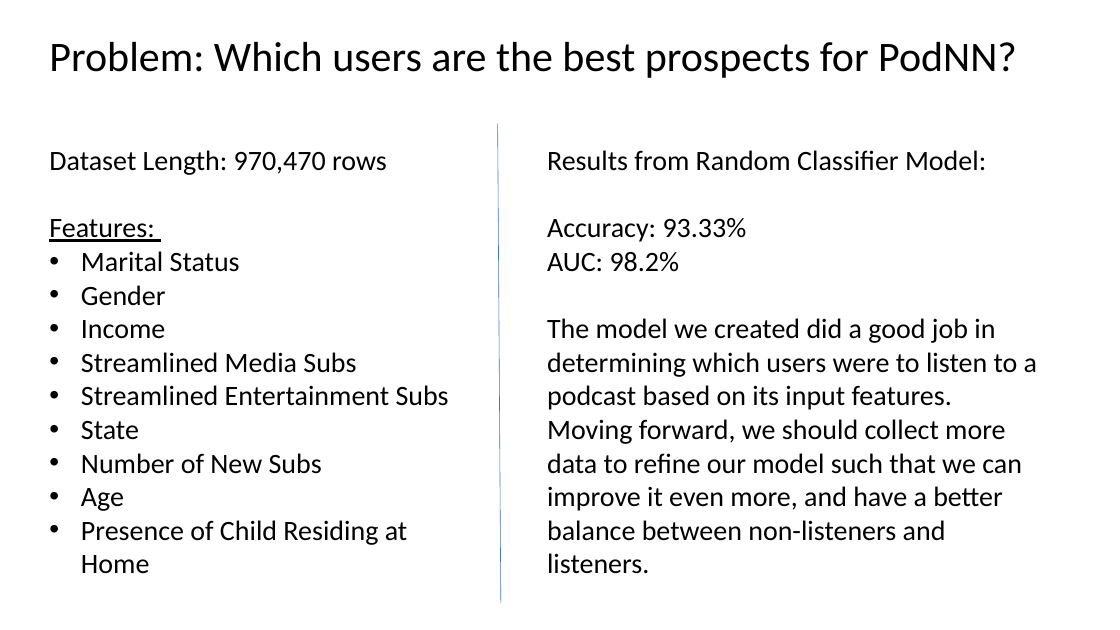
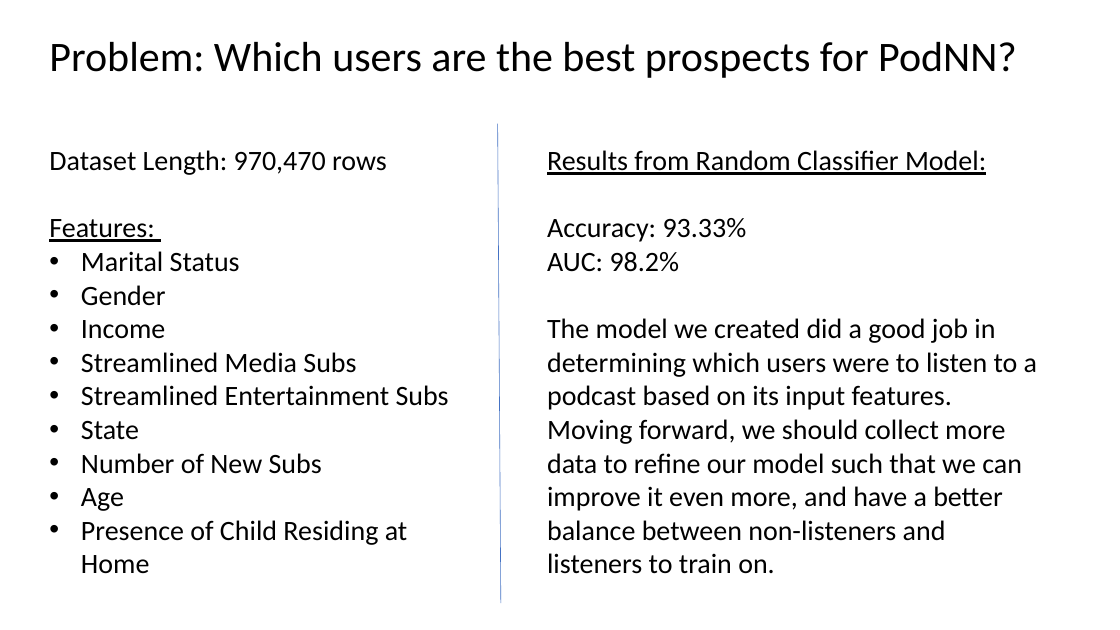
Before and after one commit to npusarla/Data-Science-Challenge, a slide deck: slide 1 of ML/Key_Insights.pptx. Drawn at 1120x630 pixels with LibreOffice and Linux fonts; fonts in the diff are those of the drawing. Boxes give left, top, right and bottom in pixels: in the first picture for what was removed or moved away, otherwise in the second. Text is boxed around its words. In the diff, an @@ line names an element or a change of style, - is before the commit and + after.

```diff
--- a/ML/Key_Insights.pptx
+++ b/ML/Key_Insights.pptx
@@ text at (547, 150, 986, 175): underline on in "Results from Random Classifier Model:" @@
@@ text at (547, 318, 1037, 574): text changed @@
-The model we created did a good job in determining which users were to listen to a podcast based on its input features. Moving forward, we should collect more data to refine our model such that we can improve it even more, and have a better balance between non-listeners and listeners.
+The model we created did a good job in determining which users were to listen to a podcast based on its input features. Moving forward, we should collect more data to refine our model such that we can improve it even more, and have a better balance between non-listeners and listeners to train on.
```
Also in this commit, not shown: 1 other slide changed, 5 other files.
